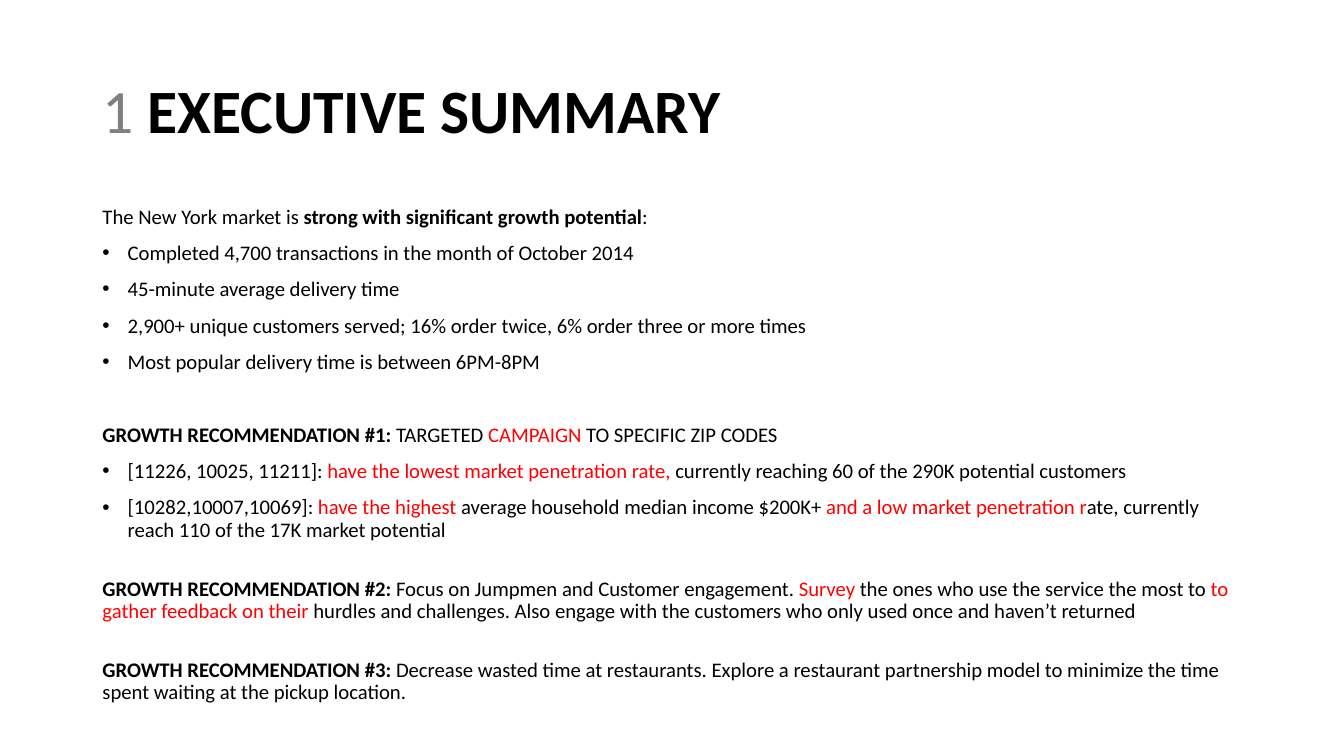
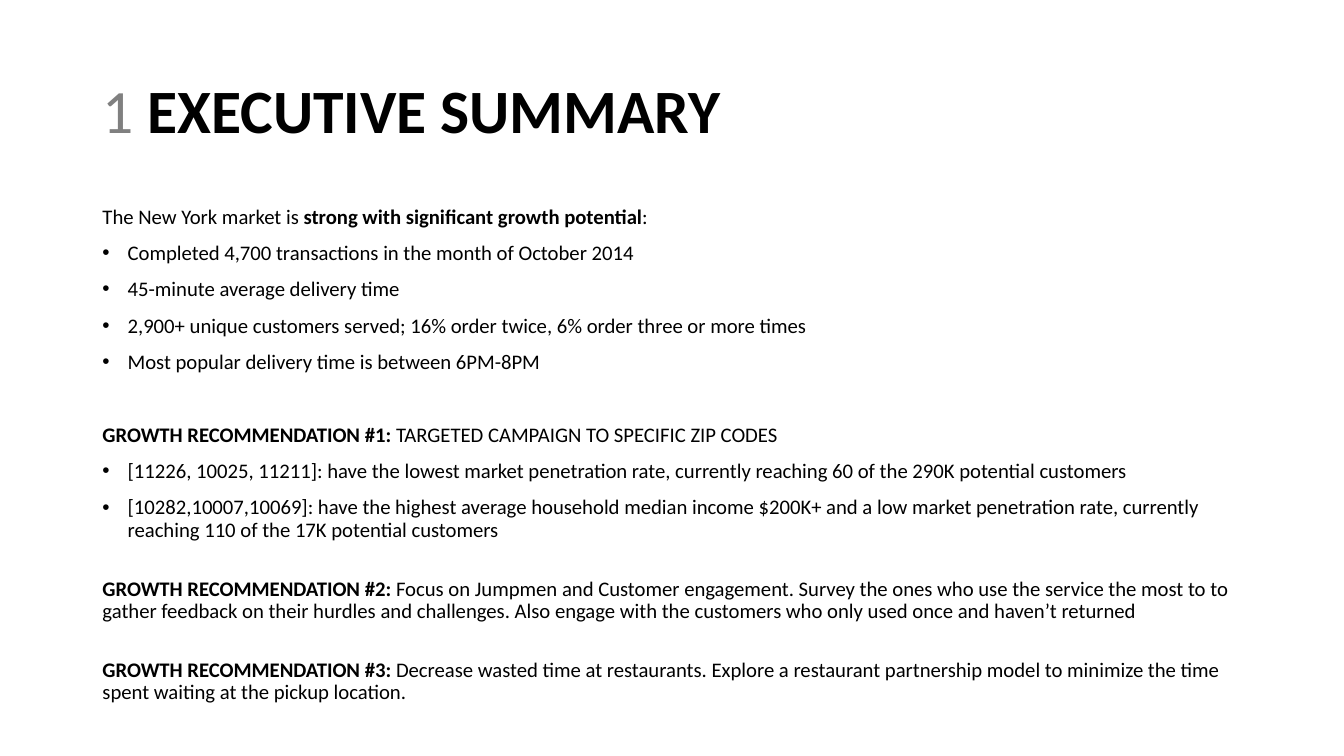
Before and after one commit to sstarkjr/PM_MarketAnalysis, a slide deck: slide 3 of Stephen_Stark_Analysis.pptx. Drawn at 1344x756 pixels with LibreOffice and Linux fonts; fonts in the diff are those of the drawing. Boxes give left, top, right and bottom in pixels: in the first picture for what was removed or moved away, otherwise in the second. Text is boxed around its words. In the diff, an @@ line names an element or a change of style, - is before the commit and + after.

```diff
--- a/Stephen_Stark_Analysis.pptx
+++ b/Stephen_Stark_Analysis.pptx
@@ text at bbox=[102, 428, 1228, 622]: text colour #FF0000 to #000000 in "CAMPAIGN", "have the lowest market penetration rate,", "Survey to gather feedback on their" @@
@@ text at bbox=[128, 499, 1199, 541]: text changed @@
-• [10282,10007,10069]: have the highest average household median income $200K+ and a low market penetration rate, currently reach 110 of the 17K market potential
+• [10282,10007,10069]: have the highest average household median income $200K+ and a low market penetration rate, currently reaching 110 of the 17K potential customers
```
Also in this commit, not shown: 12 other slides changed, 2 slides added, 2 slides removed, 1 other file.
